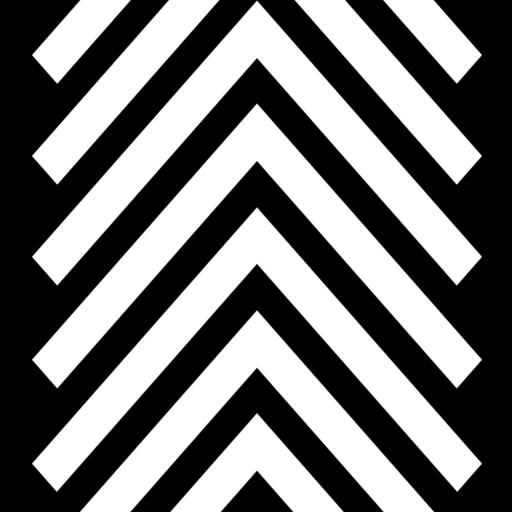
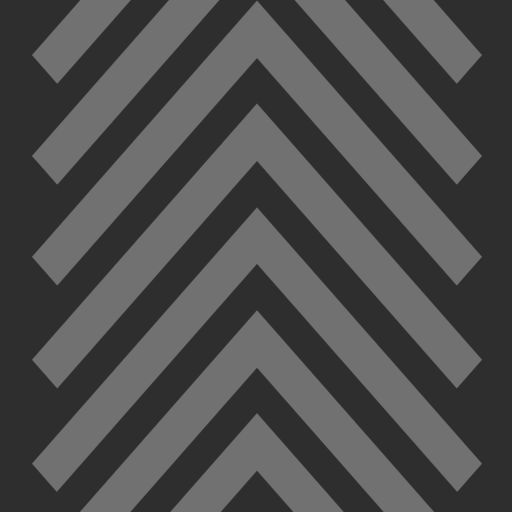
Revision of a layered 512x512 image; what changed, layer by layer:
pixels changed over [0, 0, 512, 512] (layer not identified)
